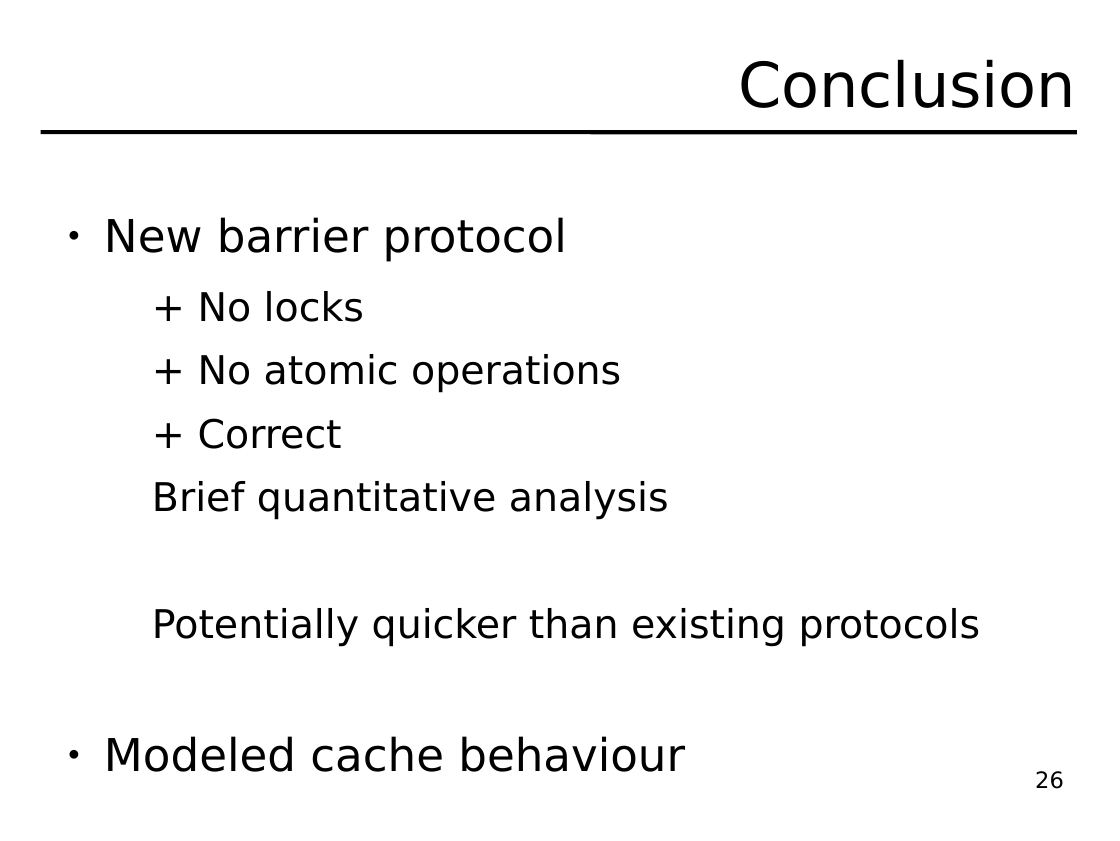
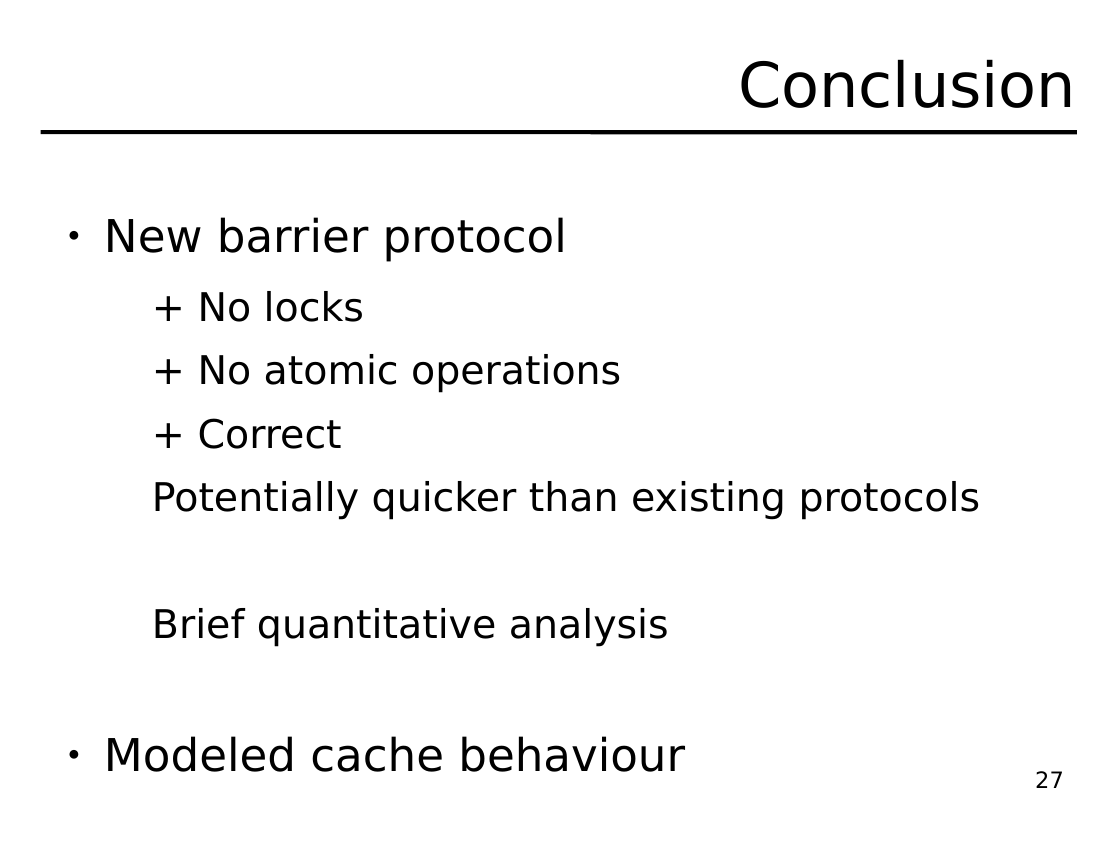
Before and after one commit to hydroo/minor-thesis-barriers, a slide deck: slide 27 of presentation/slides.odp (slide 26 before the commit). Drawn at 1120x841 pixels with LibreOffice and Linux fonts; fonts in the diff are those of the drawing. Boxes give left, top, right and bottom in pixels: in the first picture for what was removed or moved away, otherwise in the second. Text is boxed around its words. In the diff, an @@ line names an element or a change of style, - is before the commit and + after.

```diff
--- a/presentation/slides.odp
+++ b/presentation/slides.odp
@@ text at [152, 481, 981, 520]: paragraph added @@
+  Potentially quicker than existing protocols
@@ text at [152, 608, 981, 647]: paragraph removed @@
-  Potentially quicker than existing protocols
@@ page number at [1035, 771, 1064, 788]: text changed @@
-26
+27
```
Also in this commit, not shown: 2 other slides changed, 1 slide added, 1 other file.
